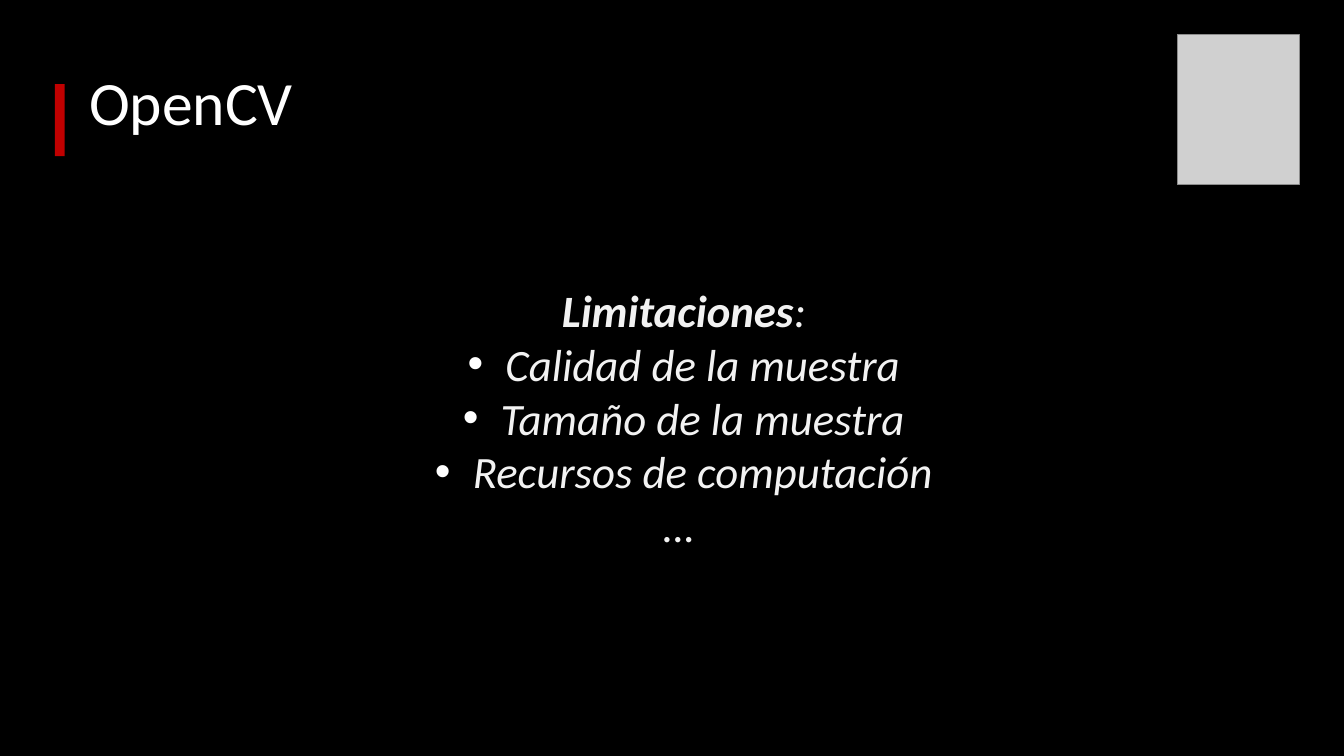
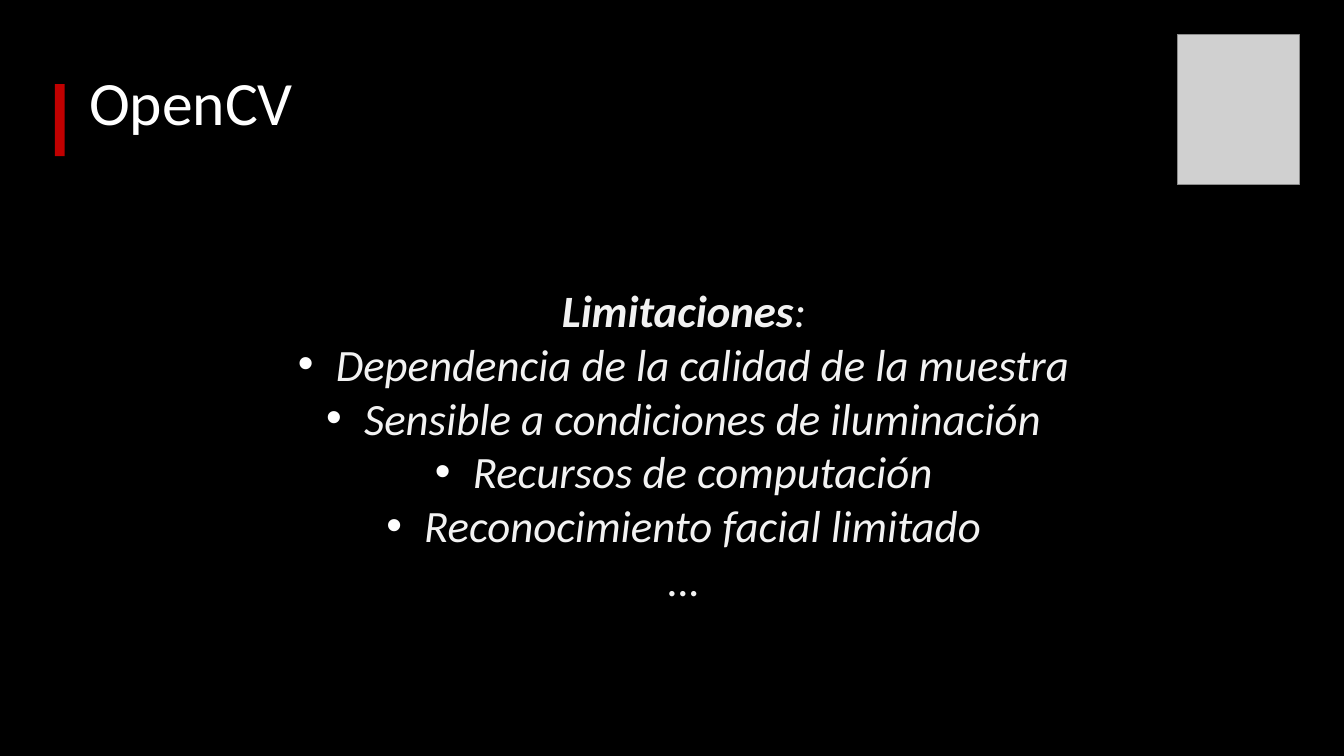
Before and after one commit to svalencia-romero/taller_opencv_thebridge_09_23, a slide deck: slide 11 of Presentacion_OpenCV.pptx (slide 5 before the commit). Drawn at 1344x756 pixels with LibreOffice and Linux fonts; fonts in the diff are those of the drawing; grey boxes stand for pictures. Boxes give left, top, right and bottom in pixels: in the first picture for what was removed or moved away, otherwise in the second. Text is boxed around its words. In the diff, an @@ line names an element or a change of style, - is before the commit and + after.

```diff
--- a/Presentacion_OpenCV.pptx
+++ b/Presentacion_OpenCV.pptx
@@ text at (x1=336, y1=350, x2=1069, y2=436): text changed @@
-• Calidad de la muestra
-• Tamaño de la muestra
+• Dependencia de la calidad de la muestra
+• Sensible a condiciones de iluminación
@@ text at (x1=424, y1=511, x2=981, y2=548): paragraph added @@
+• Reconocimiento facial limitado
```
Also in this commit, not shown: 3 other slides changed, 1 slide added, 7 other files.
